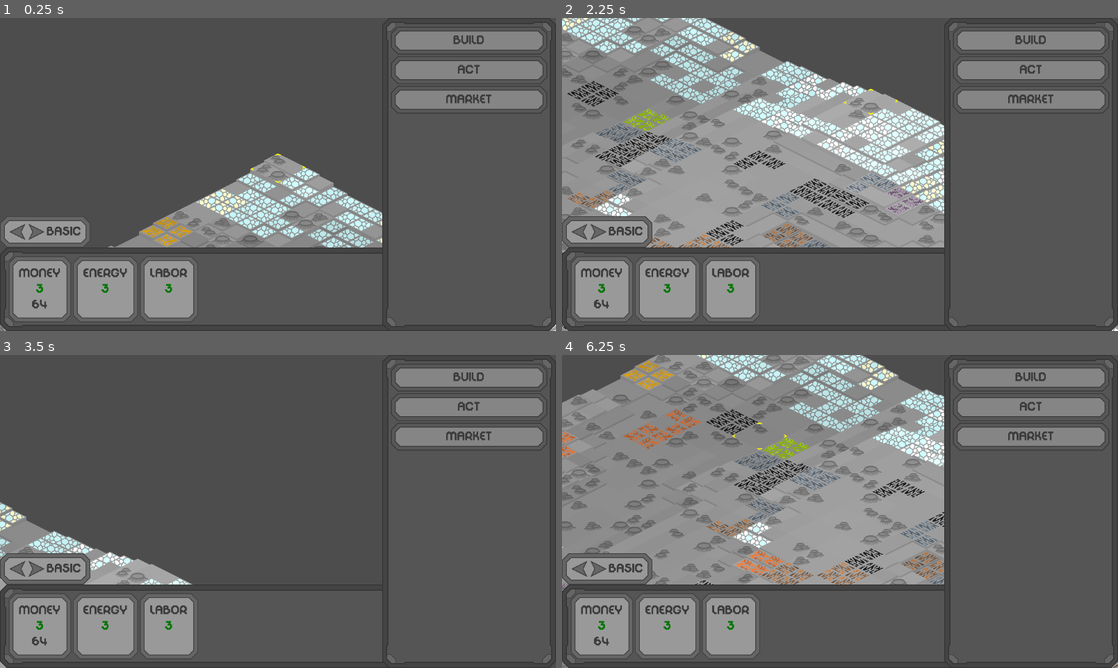
Above: before the commit, frames 1-4 (two rows, left to right).
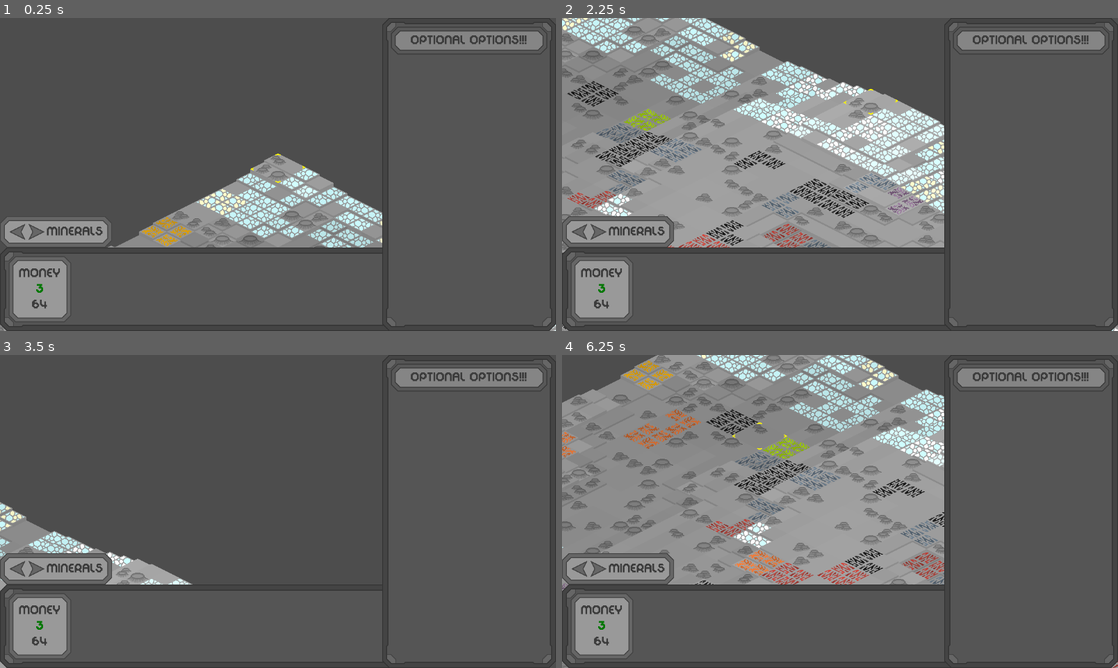
Above: after the commit, the same moments.

Repository: scoopish102/Pebble-In-The-Sky
Game: Godot game, scene res://scenes/world.tscn
Two runs of this game, one before a commit and one after it. Both use one fixed random seed, a clock stepped at 60 frames per second and the inputs below.
Inputs (mouse positions are in pixels of both pictures, inside the frame that each line leads up to):
- Up to frame 1 (0.25 s): no input
- Up to frame 2 (2.25 s): tap Enter at 0.5 s; move the mouse to (962, 158) at 0.52 s; hold Right (ui_right) 0.53-1.28 s; move the mouse to (728, 190) at 1.27 s; hold Down (ui_down) 1.28-2.03 s; move the mouse to (895, 105) at 2.02 s; hold Right (ui_right) from 2.03 s (still down)
- Up to frame 3 (3.5 s): move the mouse to (250, 574) at 2.77 s; release Right (ui_right) at 2.78 s; hold Up (ui_up) from 2.78 s (still down)
- Up to frame 4 (6.25 s): move the mouse to (1006, 558) at 3.52 s; release Up (ui_up) at 3.53 s; hold Left (ui_left) 3.53-5.03 s; move the mouse to (673, 464) at 4.27 s; move the mouse to (867, 511) at 5.02 s; hold Down (ui_down) 5.03-5.78 s; move the mouse to (756, 433) at 5.77 s; hold Right (ui_right) from 5.78 s (still down)

The runs differ from the first frame. In frame 1, 7.4% of the frame differs, in the area x 8-99%, y 5-96%; in frame 2, 7.7%; in frame 3, 7.4%; in frame 4, 7.9%, in the area x 8-100%, y 5-100%.
Error after the commit: Parse Error: Cannot find member "FACTORY" in base "global.gd.BUILDING". (res://scripts/ui.gd:92)

Commit message:
minor change

Diff:
--- a/resources/terrainset.tres
+++ b/resources/terrainset.tres
@@ -1,7 +1,7 @@
 [gd_resource type="SpriteFrames" load_steps=30 format=3 uid="uid://c4ogsdvua0wox"]
 
 [ext_resource type="Texture2D" uid="uid://bocwcso5awb48" path="res://assets/tiles.9.27.png" id="1_7ft3c"]
-[ext_resource type="Texture2D" uid="uid://bgcrd0t2e0vmv" path="res://assets/ores.11.12.png" id="1_jot7e"]
+[ext_resource type="Texture2D" uid="uid://bgcrd0t2e0vmv" path="res://assets/ores.11.17.png" id="1_jot7e"]
 [ext_resource type="Texture2D" uid="uid://u2g4hdvcpo4f" path="res://assets/buildings.center.10.29.png" id="3_wyas2"]
 
 [sub_resource type="AtlasTexture" id="AtlasTexture_0ql6n"]
--- a/scripts/global.gd
+++ b/scripts/global.gd
@@ -62,24 +62,32 @@
 enum BUILDING {
 	CENTER,
 	CITY,
-	FACTORY,
+	NUCLEAR_PLANT,
+	MINE,
+	STEEL_MILL,
 	EMPTY
 }
 
 var buildingBudgets = {
 	BUILDING.CENTER : {RESOURCE.LABOR : 3, RESOURCE.MONEY : 3, RESOURCE.ENERGY : 3, RESOURCE.FOOD : 2, RESOURCE.CONCRETE : 2, RESOURCE.STEEL : 2, RESOURCE.WATER : 2, RESOURCE.OXYGEN : 2},
 	BUILDING.CITY : {RESOURCE.LABOR : 3, RESOURCE.ENERGY : -1, RESOURCE.FOOD : -1},
-	BUILDING.FACTORY : {RESOURCE.LABOR : -1, RESOURCE.ENERGY : -2}
+	BUILDING.NUCLEAR_PLANT : {RESOURCE.LABOR : -1, RESOURCE.ENERGY : 4, RESOURCE.URANIUM : -1},
+	BUILDING.MINE : {RESOURCE.LABOR : -1, RESOURCE.ENERGY : -1},
+	BUILDING.STEEL_MILL : {RESOURCE.LABOR : -1, RESOURCE.ENERGY : -1}
 }
 
 var buildingCosts = {
 	BUILDING.CITY : {RESOURCE.MONEY : 8, RESOURCE.CONCRETE : 16, RESOURCE.STEEL : 4},
-	BUILDING.FACTORY : {RESOURCE.MONEY : 4, RESOURCE.CONCRETE : 8, RESOURCE.STEEL : 4}
+	BUILDING.NUCLEAR_PLANT : {RESOURCE.MONEY : 4, RESOURCE.CONCRETE: 12, RESOURCE.STEEL : 8},
+	BUILDING.MINE : {RESOURCE.MONEY : 2, RESOURCE.CONCRETE : 4, RESOURCE.STEEL : 2},
+	BUILDING.STEEL_MILL : {RESOURCE.MONEY : 4, RESOURCE.CONCRETE : 8, RESOURCE.STEEL : 4}
 }
 
 var description = {
 	BUILDING.CENTER : "The administrative heart of the colony.",
 	BUILDING.CITY : "A sprawling district of high-rising residences.",
-	BUILDING.FACTORY : "A factory that mass produces valuable commodities.",
+	BUILDING.NUCLEAR_PLANT : "A power plant using the power of nuclear fission.",
+	BUILDING.MINE : "A mining complex dedicated to extracting the precious materials below.",
+	BUILDING.STEEL_MILL : "An industrial plant for the manufacture of steel.",
 	BUILDING.EMPTY : "There's no building here."
 }
Binary file removed: assets/ores.11.12.png
Binary file added: assets/ores.11.17.png
Not shown, changed: assets/ores.11.17.png.import
